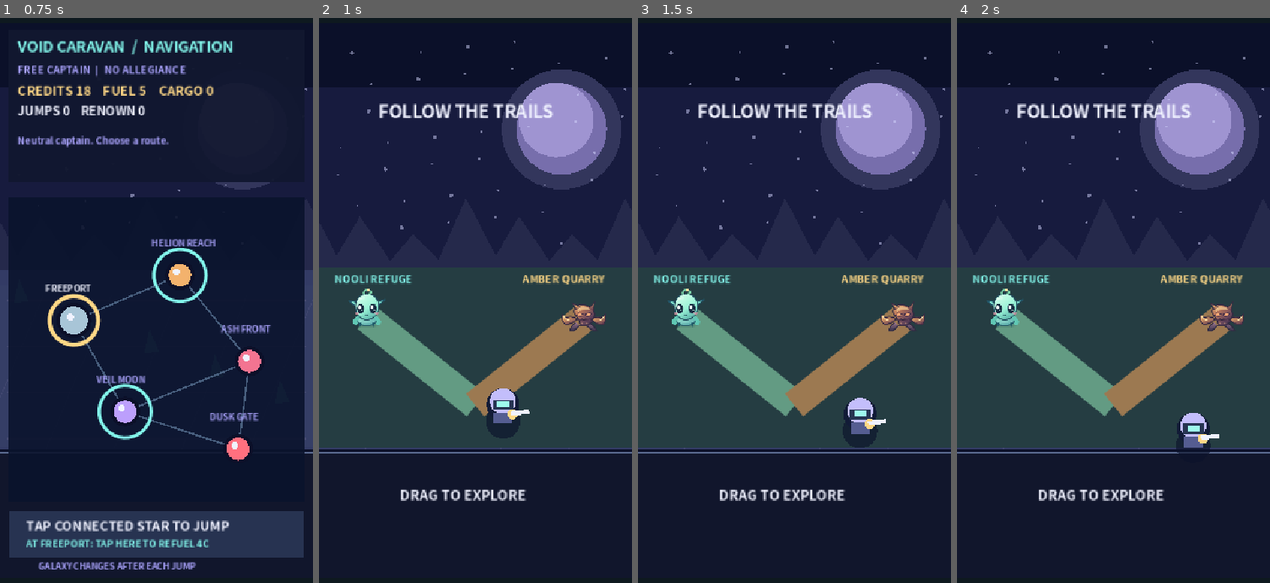
Above: before the commit, frames 1-4 (left to right).
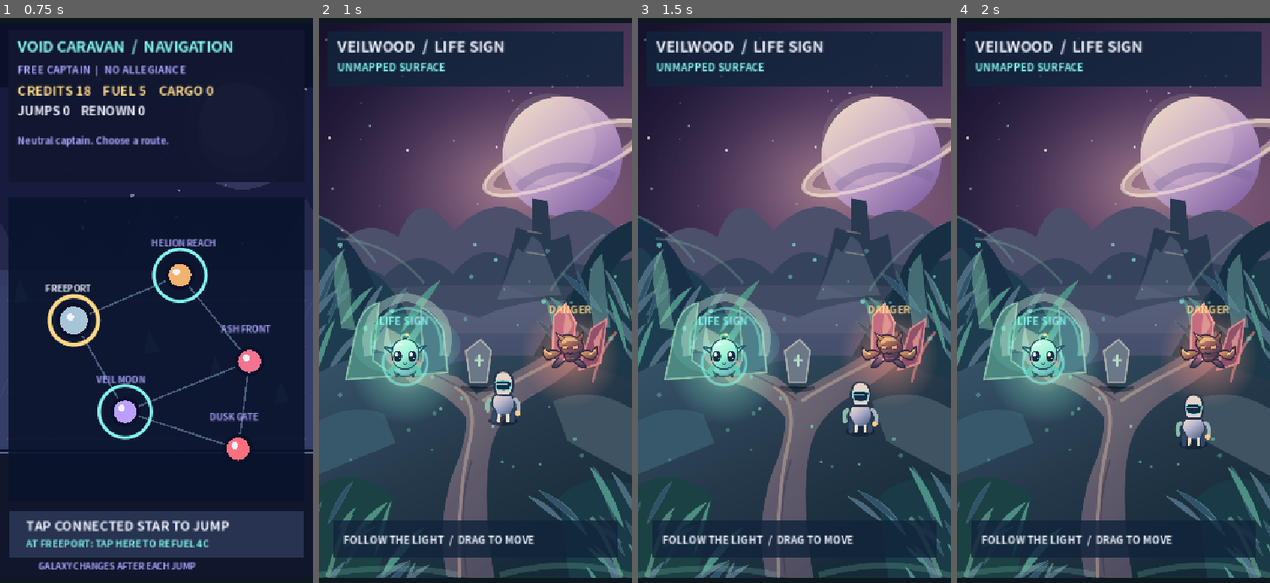
Above: after the commit, the same moments.

Repository: syjkim0125/harvest-deck
Game: Godot game, scene res://sf_combat.tscn
Two runs of this game, one before a commit and one after it. Both use one fixed random seed, a clock stepped at 60 frames per second and the inputs below.
Inputs (mouse positions are in pixels of both pictures, inside the frame that each line leads up to):
- Up to frame 1 (0.75 s): tap Enter at 0.5, 0.6 s; move the mouse to (225, 266) at 0.52 s; hold D from 0.53 s (still down); click (225, 266) at 0.67 s
- Up to frame 2 (1 s): keep holding D; tap Space at 0.77 s; tap J at 0.8 s
- Up to frame 3 (1.5 s): tap Space at 1.07 s; release D at 1.25 s; drag from (731, 334) to (778, 436) at 1.27 s
- Up to frame 4 (2 s): no input

Frame 1 is identical in both runs. In frame 2, 73% of the frame differs, in the area x 0-100%, y 0-100%; in frame 3, 73%; in frame 4, 73%.

Commit message:
Connect Veilwood rescue and contact feedback with regressions

Diff:
--- a/scripts/sf_belt_scroll.gd
+++ b/scripts/sf_belt_scroll.gd
@@ -3,6 +3,10 @@
 ## The old fruit game remains in legacy/harvest-deck-v0.8.11.
 const NOOLI = preload("res://assets/gameplay/nooli.svg")
 const MANTIS = preload("res://assets/gameplay/amber_mantis.svg")
+const VEILWOOD = preload("res://assets/gameplay/veilwood_stage.svg")
+const VEILWOOD_FORE = preload("res://assets/gameplay/veilwood_foreground.svg")
+const EXPLORER = preload("res://assets/gameplay/explorer.svg")
+const COMBAT_CUES = preload("res://assets/gameplay/combat_cues.svg")
 const FONT = preload("res://assets/market-sans.otf")
 const GALAXY_SIM = preload("res://scripts/sf_galaxy_sim.gd")
 const SIZE := Vector2(360, 640)
@@ -16,6 +20,9 @@
 const WHITE := Color("#f0f2ff")
 const STRIKE_POS := Vector2(291, 559)
 const DODGE_POS := Vector2(68, 559)
+const REFUGE := Vector2(99, 392)
+const QUARRY := Vector2(289, 383)
+const LANDING := Vector2(180, 440)
 
 enum Mode { INTRO, COMBAT, CLEAR, DEFEAT, CAPTAIN, STARSHIP, GALAXY, EXPLORE }
 var mode := Mode.INTRO
@@ -55,11 +62,44 @@
 var mission_notice := ""
 var expedition_route := ""
 var last_expedition_route := ""
+var rescue_pending := false
+var nooli_recruited := false
+var buddy_pos := REFUGE
+var attack_landed := false
+var impact_audio: AudioStreamPlayer
+var contact_sound: AudioStreamWAV
+var heavy_sound: AudioStreamWAV
 
 func _ready() -> void:
 	random.seed = 20261125
 	get_viewport().size_changed.connect(resize)
 	resize()
+	texture_filter = CanvasItem.TEXTURE_FILTER_LINEAR
+	impact_audio = AudioStreamPlayer.new()
+	add_child(impact_audio)
+	contact_sound = make_impact_sound(false)
+	heavy_sound = make_impact_sound(true)
+
+func make_impact_sound(heavy: bool) -> AudioStreamWAV:
+	var rate := 22050
+	var count := int(float(rate) * (0.13 if heavy else 0.085))
+	var pcm := PackedByteArray()
+	pcm.resize(count * 2)
+	for i in range(count):
+		var t := float(i) / float(rate)
+		var envelope := exp(-t * (34.0 if heavy else 52.0))
+		var signal_value := sin(TAU * (115.0 if heavy else 185.0) * t) * 0.65 + sin(TAU * 870.0 * t) * 0.20 * exp(-t * 75.0)
+		pcm.encode_s16(i * 2, int(clampf(signal_value * envelope, -1.0, 1.0) * 13000.0))
+	var stream := AudioStreamWAV.new()
+	stream.format = AudioStreamWAV.FORMAT_16_BITS
+	stream.mix_rate = rate
+	stream.data = pcm
+	return stream
+
+func play_contact(heavy: bool) -> void:
+	if impact_audio != null:
+		impact_audio.stream = heavy_sound if heavy else contact_sound
+		impact_audio.play()
 
 func resize() -> void:
 	var screen := get_viewport_rect().size
@@ -74,6 +114,8 @@
 	galaxy = GALAXY_SIM.new()
 	expedition_route = ""
 	last_expedition_route = ""
+	nooli_recruited = false
+	rescue_pending = false
 	campaign_started = true
 	mode = Mode.CAPTAIN
 	queue_redraw()
@@ -97,13 +139,16 @@
 	mission_notice = String(result["event"])
 	start_run()
 	mode = Mode.EXPLORE
-	hero = Vector2(180, 440)
+	hero = LANDING
 	enemies.clear()
 	return true
 
 func finish_expedition(won: bool) -> void:
 	last_expedition_route = expedition_route
 	galaxy.finish_expedition(scraps, won)
+	if won and rescue_pending:
+		nooli_recruited = true
+	rescue_pending = false
 	mode = Mode.GALAXY
 	enemies.clear()
 	particles.clear()
@@ -113,6 +158,9 @@
 func start_run() -> void:
 	mode = Mode.COMBAT
 	expedition_route = ""
+	rescue_pending = false
+	buddy_pos = REFUGE
+	attack_landed = false
 	hero = Vector2(90, 396)
 	facing = 1
 	health = 5 + (1 if campaign_started and captain_choice == 0 else 0) + (1 if campaign_started and ship_choice == 1 else 0)
@@ -154,11 +202,15 @@
 		"telegraph": 0.0,
 		"target": position,
 		"flash": 0.0,
-		"stagger": 0.0
+		"stagger": 0.0,
+		"recovery": 0.0
 	}
 
 func _process(delta: float) -> void:
 	var dt := minf(delta, 0.05)
+	# Gesture duration must advance even during a contact pause.
+	if touch_id != -1:
+		touch_age += delta
 	# A very short contact pause keeps the impact readable without delaying the input itself.
 	# It freezes enemies, the player, attack cooldowns and impact particles together.
 	if mode == Mode.COMBAT and impact_pause > 0.0:
@@ -173,8 +225,6 @@
 	dodge_fx = maxf(dodge_fx - dt, 0.0)
 	invulnerable = maxf(invulnerable - dt, 0.0)
 	shake = maxf(shake - dt * 25.0, 0.0)
-	if touch_id >= 0 or touch_id == -2:
-		touch_age += dt
 	for i in range(particles.size() - 1, -1, -1):
 		var p := particles[i]
 		p["life"] = float(p["life"]) - dt
@@ -192,6 +242,9 @@
 			)
 		if motion.length_squared() > 0.001:
 			move_hero(motion.normalized() * 146.0 * dt)
+		if mode == Mode.EXPLORE and rescue_pending:
+			var follow_target := hero + Vector2(-float(facing) * 27.0, 12.0)
+			buddy_pos = buddy_pos.move_toward(follow_target, 125.0 * dt)
 		if mode != Mode.COMBAT:
 			queue_redraw()
 			return
@@ -214,13 +267,20 @@
 		facing = 1 if offset.x > 0.0 else -1
 
 	if mode == Mode.EXPLORE:
-		if hero.distance_to(Vector2(55, 340)) < 25.0:
+		if rescue_pending:
+			if hero.distance_to(LANDING) < 20.0:
+				touch_id = -1
+				move_axis = Vector2.ZERO
+				mode = Mode.CLEAR
+		elif hero.distance_to(REFUGE) < 25.0:
 			expedition_route = "Nooli refuge"
 			scraps = 2
+			rescue_pending = true
+			buddy_pos = REFUGE
 			touch_id = -1
 			move_axis = Vector2.ZERO
-			mode = Mode.CLEAR
-		elif hero.distance_to(Vector2(305, 340)) < 25.0:
+			burst(REFUGE, ICE, 14)
+		elif hero.distance_to(QUARRY) < 25.0:
 			expedition_route = "Amber quarry"
 			# Consume the exploration gesture; release must not trigger a combat attack or evade.
 			touch_id = -1
@@ -232,7 +292,8 @@
 	for e in enemies:
 		e["flash"] = maxf(float(e["flash"]) - dt, 0.0)
 		e["stagger"] = maxf(float(e["stagger"]) - dt, 0.0)
-		if float(e["stagger"]) > 0.0:
+		e["recovery"] = maxf(float(e["recovery"]) - dt, 0.0)
+		if float(e["stagger"]) > 0.0 or float(e["recovery"]) > 0.0:
 			continue
 		if float(e["telegraph"]) > 0.0:
 			e["telegraph"] = float(e["telegraph"]) - dt
@@ -259,9 +320,11 @@
 
 func enemy_attack(e: Dictionary) -> void:
 	var target: Vector2 = e["target"]
-	burst(target, CORAL, 7)
+	e["recovery"] = 0.30
 	if hero.distance_to(target) < (52.0 if int(e["kind"]) == 2 else 42.0):
 		if invulnerable <= 0.0:
+			burst(hero, CORAL, 7)
+			play_contact(true)
 			health -= 2 if int(e["kind"]) == 2 else 1
 			invulnerable = 0.65
 			hit_fx = 0.28
@@ -277,6 +340,8 @@
 	attack_cd = 0.34
 	attack_fx = 0.16
 	var landed := 0
+	var heavy := false
+	attack_landed = false
 	for i in range(enemies.size() - 1, -1, -1):
 		var e := enemies[i]
 		var pos: Vector2 = e["pos"]
@@ -286,6 +351,8 @@
 			e["hp"] = int(e["hp"]) - 1
 			e["flash"] = 0.16
 			e["stagger"] = 0.22
+			e["telegraph"] = 0.0
+			e["recovery"] = 0.30
 			# Knockback is directional but stays inside the playable belt.
 			e["pos"] = Vector2(
 				clampf(pos.x + float(facing) * 22.0, FIELD.position.x + 12.0, FIELD.end.x - 12.0),
@@ -296,12 +363,16 @@
 			impact_fx = 0.16
 			shake = 3.0
 			if int(e["hp"]) <= 0:
+				heavy = true
 				scraps += (3 if int(e["kind"]) == 2 else 1) + (1 if campaign_started and captain_choice == 1 else 0)
 				burst(pos, GOLD, 14)
 				enemies.remove_at(i)
 	combo = mini(combo + 1, 9) if landed > 0 else 0
 	if landed > 0:
-		impact_pause = 0.055
+		attack_landed = true
+		impact_pause = 0.095 if heavy else 0.055
+		shake = 5.0 if heavy else 3.0
+		play_contact(heavy)
 	if enemies.is_empty() and next_wave < 0.0:
 		next_wave = 0.86
 
@@ -446,7 +517,11 @@
 	if shake > 0.0:
 		jitter = Vector2(random.randf_range(-shake, shake), random.randf_range(-shake, shake))
 	draw_set_transform(layout_origin + jitter * layout_scale, 0.0, Vector2.ONE * layout_scale)
-	paint_world()
+	if mode == Mode.EXPLORE or mode == Mode.COMBAT or mode == Mode.CLEAR or mode == Mode.DEFEAT:
+		draw_texture_rect(VEILWOOD, Rect2(Vector2.ZERO, SIZE), false)
+		draw_texture_rect(VEILWOOD_FORE, Rect2(Vector2.ZERO, SIZE), false)
+	else:
+		paint_world()
 	match mode:
 		Mode.EXPLORE:
 			paint_exploration()
@@ -544,6 +619,9 @@
 	draw_text("FREE CAPTAIN  |  NO ALLEGIANCE", Vector2(20, 59), 12, LILAC)
 	draw_text("CREDITS %d    FUEL %d    CARGO %d" % [galaxy.credits, galaxy.fuel, galaxy.cargo], Vector2(20, 84), 15, GOLD)
 	draw_text("JUMPS %d    RENOWN %d" % [galaxy.turns, galaxy.fame], Vector2(20, 107), 14, WHITE)
+	if nooli_recruited:
+		draw_texture_rect_region(NOOLI, Rect2(299, 91, 44, 44), Rect2(256, 0, 128, 128))
+		draw_text("CREW +1", Vector2(272, 146), 10, ICE)
 	draw_text(galaxy.last_news.substr(0, 43), Vector2(20, 140), 11, LILAC)
 	draw_text(galaxy.last_encounter.substr(0, 43), Vector2(20, 164), 11, ICE)
 	draw_rect(Rect2(9, 202, 342, 350), Color("#0a132c", 0.9))
@@ -577,16 +655,28 @@
 	draw_text("LAST: " + last_expedition_route if not last_expedition_route.is_empty() else "GALAXY CHANGES AFTER EACH JUMP", Vector2(44, 630), 10, LILAC)
 
 func paint_exploration() -> void:
-	draw_rect(Rect2(0, 282, 360, 208), Color("#253d42"))
-	draw_line(Vector2(180, 440), Vector2(55, 340), Color("#639b83"), 32.0, true)
-	draw_line(Vector2(180, 440), Vector2(305, 340), Color("#9c7951"), 32.0, true)
-	draw_texture_rect_region(NOOLI, Rect2(31, 306, 48, 48), Rect2(0, 0, 128, 128))
-	draw_texture_rect_region(MANTIS, Rect2(273, 306, 64, 64), Rect2(0, 0, 192, 192))
-	draw_text("NOOLI REFUGE", Vector2(18, 300), 12, ICE)
-	draw_text("AMBER QUARRY", Vector2(234, 300), 12, GOLD)
-	draw_text("FOLLOW THE TRAILS", Vector2(68, 110), 20, WHITE)
-	draw_text("DRAG TO EXPLORE", Vector2(93, 550), 16, WHITE)
+	var near_refuge := hero.distance_to(REFUGE) < 65.0
+	var pulse := 0.5 + 0.5 * sin(elapsed * 3.5)
+	draw_rect(Rect2(10, 10, 340, 63), Color("#11243b", 0.82))
+	draw_text("VEILWOOD  /  LIFE SIGN", Vector2(21, 34), 17, WHITE)
+	draw_text("UNMAPPED SURFACE" if not rescue_pending else "ESCORT NOOLI TO LANDING", Vector2(21, 56), 12, ICE)
+	if not rescue_pending:
+		draw_arc(REFUGE, 23.0 + pulse * 3.0, 0.0, TAU, 32, Color(ICE, 0.6), 2.0, true)
+		var frame := 1 if near_refuge else 0
+		draw_texture_rect_region(NOOLI, Rect2(REFUGE - Vector2(28, 35), Vector2(56, 56)), Rect2(frame * 128, 0, 128, 128))
+		draw_texture_rect_region(MANTIS, Rect2(QUARRY - Vector2(40, 47), Vector2(80, 80)), Rect2(0, 0, 192, 192))
+		draw_text("LIFE SIGN", REFUGE + Vector2(-30, -44), 12, ICE)
+		draw_text("DANGER", QUARRY + Vector2(-25, -48), 12, GOLD)
+	else:
+		draw_arc(LANDING, 22.0 + pulse * 4.0, 0.0, TAU, 32, ICE, 3.0, true)
+		draw_texture_rect_region(NOOLI, Rect2(buddy_pos - Vector2(24, 34), Vector2(48, 48)), Rect2(256, 0, 128, 128))
+		for i in range(1, 5):
+			var p := hero.lerp(LANDING, float(i) / 5.0)
+			draw_circle(p, 2.5, Color(ICE, 0.55))
+		draw_text("LANDING", LANDING + Vector2(-30, 34), 12, ICE)
 	paint_hero()
+	draw_rect(Rect2(16, 574, 328, 43), Color("#11243b", 0.83))
+	draw_text("BRING YOUR NEW FRIEND HOME" if rescue_pending else "FOLLOW THE LIGHT  /  DRAG TO MOVE", Vector2(28, 600), 12, WHITE)
 
 func paint_game() -> void:
 	draw_rect(Rect2(8, 9, 344, 72), Color("#10162f", 0.9))
@@ -604,16 +694,12 @@
 	for p in particles:
 		draw_circle(p["pos"], 2.2 + float(p["life"]) * 4.0, p["color"])
 	if impact_fx > 0.0:
-		# The radial contact spark only appears on a real hit, not an empty swing.
-		var ring_radius := 8.0 + (0.16 - impact_fx) * 100.0
-		draw_arc(impact_pos, ring_radius, 0.0, TAU, 24, GOLD, 3.0, true)
-		for spark in range(6):
-			var ray := Vector2.RIGHT.rotated(float(spark) * TAU / 6.0)
-			draw_line(impact_pos + ray * (ring_radius + 3.0), impact_pos + ray * (ring_radius + 13.0), WHITE, 2.0)
+		var contact_size := 72.0 + (0.16 - impact_fx) * 115.0
+		draw_texture_rect_region(COMBAT_CUES, Rect2(impact_pos - Vector2.ONE * contact_size * 0.5, Vector2.ONE * contact_size), Rect2(192, 0, 192, 192), Color(1.0, 1.0, 1.0, minf(1.0, impact_fx * 10.0)))
 	if attack_fx > 0.0:
-		var attack_point := hero + Vector2(float(facing) * 45.0, -9.0)
-		draw_arc(attack_point, 47.0, -1.1 if facing == 1 else 2.0, 1.1 if facing == 1 else 4.2, 17, WHITE, 7.0, true)
-		draw_arc(attack_point, 38.0, -1.15 if facing == 1 else 2.0, 1.15 if facing == 1 else 4.3, 17, ICE, 4.0, true)
+		var attack_point := hero + Vector2(float(facing) * 43.0, -9.0)
+		var tint := ICE if attack_landed else Color("#a8bfd8", 0.6)
+		draw_arc(attack_point, 47.0, -1.1 if facing == 1 else 2.0, 1.1 if facing == 1 else 4.2, 17, tint, 5.0 if attack_landed else 2.5, true)
 	if mode == Mode.COMBAT:
 		draw_text("DRAG  MOVE    TAP  STRIKE    FLICK  EVADE", Vector2(25, 514), 10, Color("#c8d0e9"))
 		paint_action(DODGE_POS, LILAC, "EVADE", false)
@@ -631,11 +717,12 @@
 	var c := CORAL if kind != 1 else GOLD
 	if float(e["telegraph"]) > 0.0:
 		var target: Vector2 = e["target"]
-		draw_circle(target, 52.0 if kind == 2 else 42.0, Color("#ff5970", 0.17))
-		draw_arc(target, 52.0 if kind == 2 else 42.0, 0.0, TAU, 38, CORAL, 3.0, true)
+		var hit_radius := 52.0 if kind == 2 else 42.0
+		var cue_size := hit_radius * 192.0 / 74.0
+		draw_texture_rect_region(COMBAT_CUES, Rect2(target - Vector2.ONE * cue_size * 0.5, Vector2.ONE * cue_size), Rect2(0, 0, 192, 192))
 		draw_line(p, target, Color("#f87b89", 0.75), 2.0)
 	if kind == 0:
-		var pose := 1 if float(e["telegraph"]) > 0.0 else (2 if float(e["flash"]) > 0.0 else 0)
+		var pose := 2 if float(e["flash"]) > 0.0 else (1 if float(e["telegraph"]) > 0.0 else (3 if float(e["recovery"]) > 0.0 else 0))
 		draw_texture_rect_region(MANTIS, Rect2(p - Vector2(48, 56), Vector2(96, 96)), Rect2(pose * 192, 0, 192, 192))
 		draw_rect(Rect2(p.x - 22, p.y - 42, 44, 4), INK)
 		draw_rect(Rect2(p.x - 22, p.y - 42, 44.0 * float(e["hp"]) / float(e["max_hp"]), 4), ICE)
@@ -656,14 +743,13 @@
 
 func paint_hero() -> void:
 	var alpha := 0.45 if invulnerable > 0.0 and int(elapsed * 18.0) % 2 == 0 else 1.0
-	draw_circle(hero + Vector2(0, 19), 20, Color("#0b122b", 0.65))
-	draw_circle(hero + Vector2(0, 0), 19, Color("#121b37", alpha))
-	draw_circle(hero + Vector2(0, -4), 15, Color("#c3befb", alpha))
-	draw_rect(Rect2(hero.x - 11, hero.y + 9, 22, 13), Color("#555d91", alpha))
-	draw_rect(Rect2(hero.x - 12, hero.y - 6, 24, 12), Color("#263452", alpha))
-	draw_rect(Rect2(hero.x - 7, hero.y - 4, 14, 7), Color("#9ef9ec", alpha))
-	draw_circle(hero + Vector2(float(facing) * 11, 11), 6, GOLD)
-	draw_line(hero + Vector2(float(facing) * 9, 10), hero + Vector2(float(facing) * 30, 8), WHITE, 5.0)
+	var bob := sin(elapsed * (12.0 if move_axis.length_squared() > 0.01 else 3.0)) * (2.3 if move_axis.length_squared() > 0.01 else 0.7)
+	var lean := float(facing) * (4.0 if attack_fx > 0.0 else 0.0)
+	draw_texture_rect(EXPLORER, Rect2(hero + Vector2(-25.0 + lean, -46.25 + bob), Vector2(50, 70)), false, Color(1.0, 1.0, 1.0, alpha))
+	if mode == Mode.COMBAT:
+		var weapon_start := hero + Vector2(float(facing) * 12.0, 3.0)
+		var weapon_end := hero + Vector2(float(facing) * (37.0 if attack_fx > 0.0 else 26.0), -6.0 if attack_fx > 0.0 else 5.0)
+		draw_line(weapon_start, weapon_end, Color("#b7f4e9", alpha), 5.0, true)
 	if hit_fx > 0.0:
 		draw_arc(hero, 27, 0.0, TAU, 32, CORAL, 4.0)
 	if dodge_fx > 0.0:
@@ -683,7 +769,9 @@
 
 func paint_result(won: bool) -> void:
 	draw_rect(Rect2(14, 304, 332, 176), Color("#11172f", 0.94))
-	draw_text("SALVAGE SECURED" if won else "SIGNAL LOST", Vector2(31, 352), 26, ICE if won else CORAL)
+	draw_text("NOOLI RESCUED" if won and rescue_pending else ("SALVAGE SECURED" if won else "SIGNAL LOST"), Vector2(31, 352), 26, ICE if won else CORAL)
+	if won and rescue_pending:
+		draw_texture_rect_region(NOOLI, Rect2(255, 367, 64, 64), Rect2(256, 0, 128, 128))
 	draw_text("SCRAP RECOVERED   %d" % scraps, Vector2(41, 392), 17, GOLD)
 	draw_text("TAP TO GALAXY" if campaign_started else "TAP TO REDEPLOY", Vector2(57, 453), 23, WHITE)
 	draw_text("SHIP WORKSHOP: NEXT MILESTONE", Vector2(47, 563), 13, LILAC)
